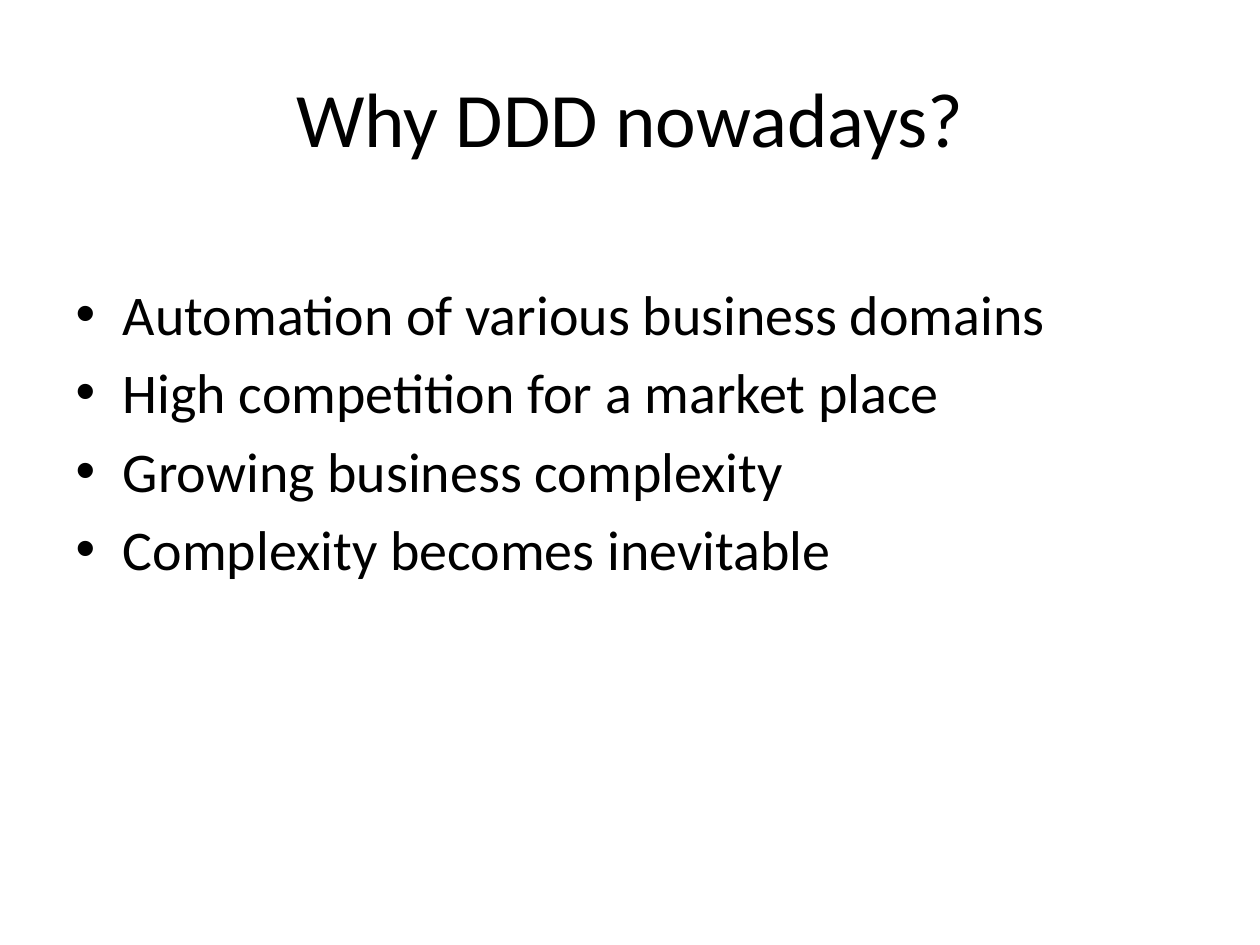
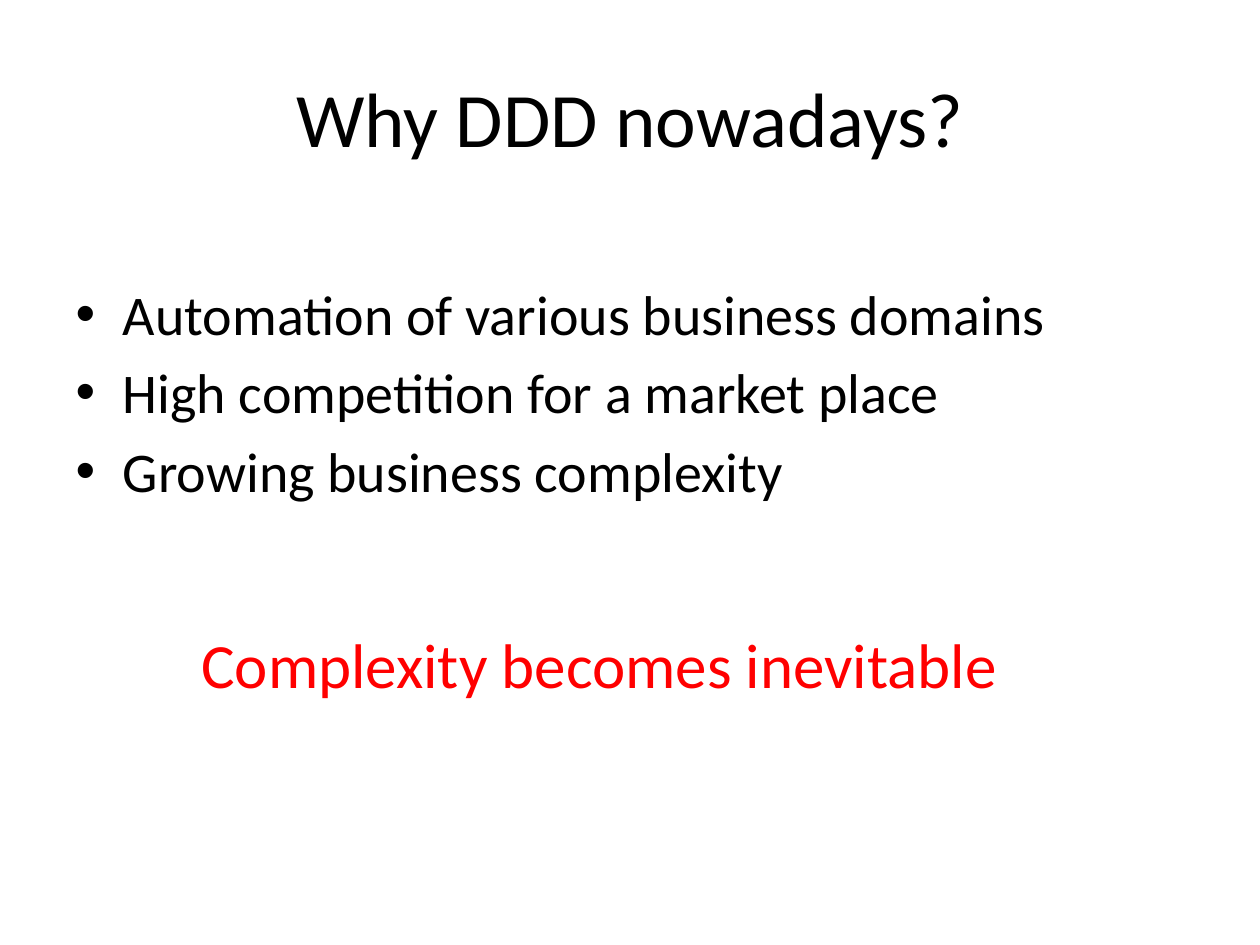
Before and after one commit to arturtv/dddpresentation, a slide deck: slide 3 of Domain-DrivenDesign.A.Trosin.pptx. Drawn at 1260x945 pixels with LibreOffice and Linux fonts; fonts in the diff are those of the drawing. Boxes give left, top, right and bottom in pixels: in the first picture for what was removed or moved away, otherwise in the second. Text is boxed around its words. In the diff, an @@ line names an element or a change of style, - is before the commit and + after.

```diff
--- a/Domain-DrivenDesign.A.Trosin.pptx
+++ b/Domain-DrivenDesign.A.Trosin.pptx
@@ text at <box>123,531,830,579</box>: paragraph removed @@
-• Complexity becomes inevitable
@@ text added at <box>201,644,997,698</box>, 36 pt, text #FF0000 @@
+Complexity becomes inevitable
```
Also in this commit, not shown: 6 other slides changed, 2 slides added, 1 slide removed.
